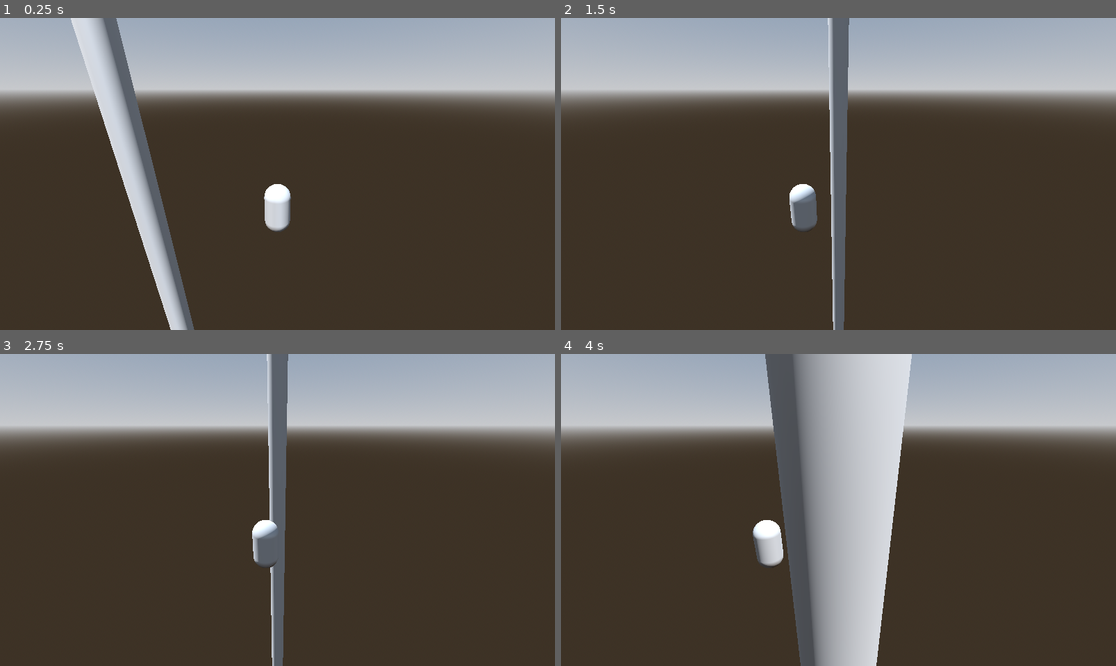
Above: before the commit, frames 1-4 (two rows, left to right).
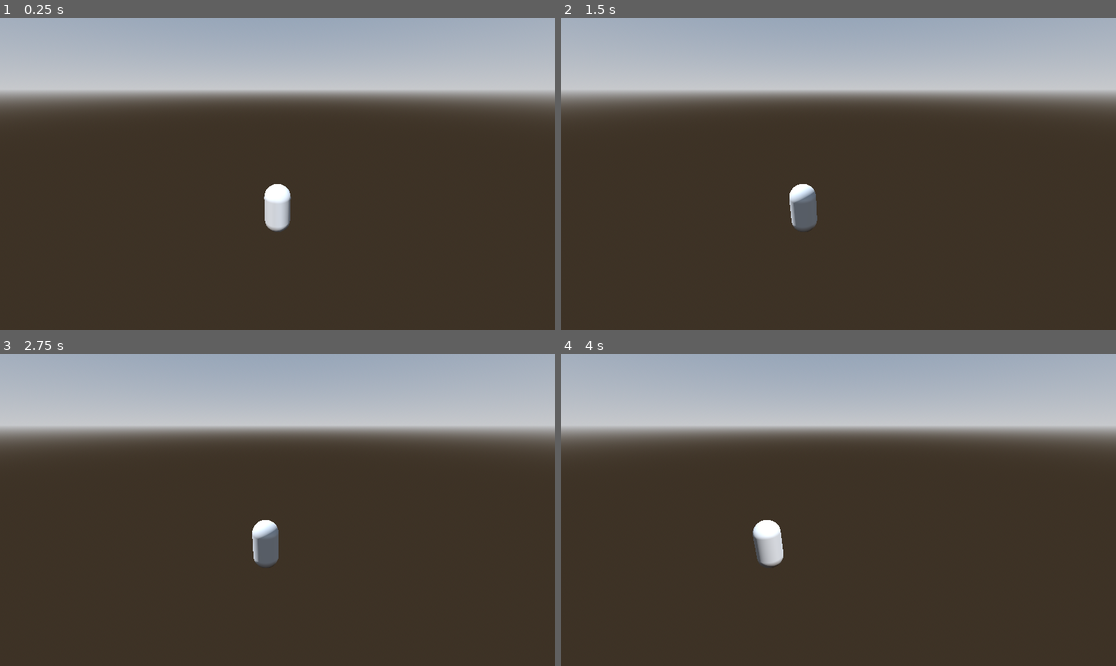
Above: after the commit, the same moments.

Repository: ludovancy/endless-roller
Game: Godot game, scene res://world.tscn
Same seed, same stepped clock (60 frames per second), same inputs: the game is played once before the commit and once after it.
Inputs (mouse positions are in pixels of both pictures, inside the frame that each line leads up to):
- Up to frame 1 (0.25 s): no input
- Up to frame 2 (1.5 s): tap Enter at 0.5 s; move the mouse to (960, 158) at 0.52 s; hold Right (ui_right) 0.53-1.25 s; click (960, 158) at 0.67 s; tap Space at 1.25 s; drag from (727, 189) to (810, 236) at 1.27 s
- Up to frame 3 (2.75 s): tap Enter at 2 s; move the mouse to (333, 441) at 2.02 s; hold Right (ui_right) from 2.03 s (still down)
- Up to frame 4 (4 s): release Right (ui_right) at 2.75 s; tap Space at 2.75 s; drag from (810, 572) to (672, 463) at 2.77 s; tap Enter at 3.5 s; move the mouse to (1005, 556) at 3.52 s; hold Left (ui_left) from 3.53 s (still down)

The runs differ from the first frame. In frame 1, 5.8% of the frame differs, in the area x 12-36%, y 0-100%; in frame 2, 2.8%; in frame 3, 2.6%; in frame 4, 18%, in the area x 36-64%, y 0-100%.
Error before the commit: Invalid assignment of property or key 'points_in_curve' with value of type 'int' on a base object of type 'Node3D'. (res://src/world.gd:22)
Error after the commit: Trying to assign value of type 'Node3D' to a variable of type 'path.gd'. (res://src/world.gd:21)

Commit message:
Change node type to custompath

Diff:
--- a/path.tscn
+++ b/path.tscn
@@ -8,7 +8,7 @@
 
 [sub_resource type="Curve3D" id="Curve3D_uokhs"]
 
-[node name="Node3D" type="Node3D"]
+[node name="CustomPath" type="Node3D"]
 
 [node name="MeshInstance3D" type="MeshInstance3D" parent="."]
 transform = Transform3D(1, 0, 0, 0, 1, 0, 0, 0, 1, 5, 0, 0)
--- a/src/path.gd
+++ b/src/path.gd
@@ -7,7 +7,11 @@
 var points_in_curve : int = 10
 
 func _ready() -> void:
-	csg_polygon_3d.material
+	csg_polygon_3d.mial
+	get_parent().connect("set_points_in_curve", set_points_in_curve)
+
+func set_points_in_curve(points : int):
+	points_in_curve = points
 
 func get_baked_point(t: float) -> Transform3D:
 	return path.curve.sample_baked_with_rotation(
--- a/src/world.gd
+++ b/src/world.gd
@@ -1,10 +1,12 @@
 extends Node3D
+
+signal set_points_in_curve(n : int)
 
 @export var points_in_curve : int = 10
 @export var init_speed : float = 0.1
 var speed = init_speed
 var t : float = 0
-const PATH = preload("res://path.tscn")
+const path_obj = preload("res://path.tscn")
 @onready var player: Node3D = $Player
 @onready var path_root: Node3D = $PathRoot
 
@@ -16,11 +18,11 @@
 func _ready():
 	# create paths
 	for i in range(max_paths):
-		var p = PATH.instantiate()
+		var p : CustomPath = path_obj.instantiate()
 		paths.append(p)
 		path_root.add_child(p)
-		p.points_in_curve = points_in_curve
 	# generate max paths
+	set_points_in_curve.emit(points_in_curve)
 	for i in range(max_paths):
 		generate_path(i)
 
